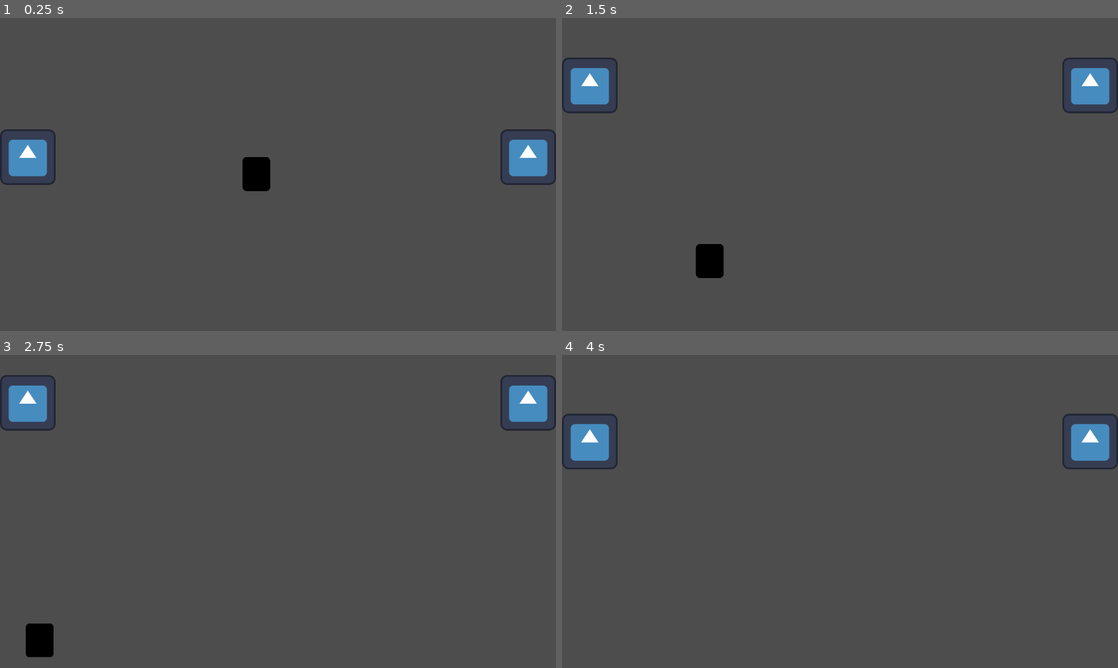
Above: before the commit, frames 1-4 (two rows, left to right).
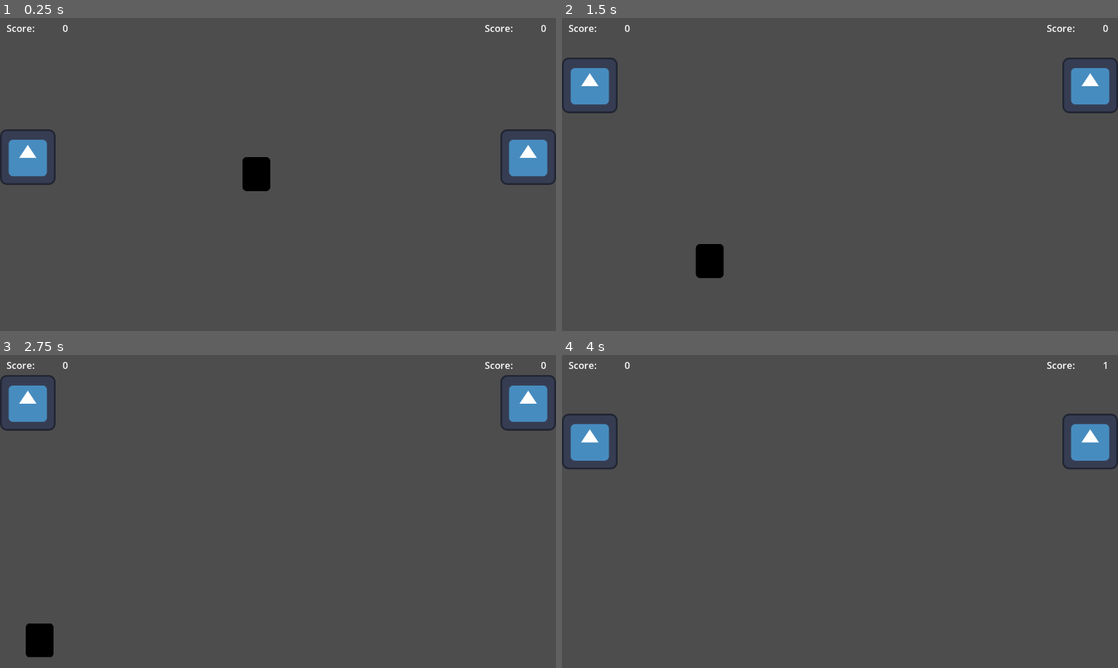
Above: after the commit, the same moments.

Repository: thejacer87/Pong
Game: Godot game, scene res://Main.tscn
Same seed, same stepped clock (60 frames per second), same inputs: the game is played once before the commit and once after it. The engine's default icon, where the game draws it, is replaced by a stand-in: a white triangle on a blue panel in a dark square.
Inputs:
- Up to frame 1 (0.25 s): no input
- Up to frame 2 (1.5 s): hold Up (ui_up) 0.53-1.28 s; hold Down (ui_down) from 1.28 s (still down)
- Up to frame 3 (2.75 s): release Down (ui_down) at 2.03 s; hold Up (ui_up) from 2.03 s (still down)
- Up to frame 4 (4 s): release Up (ui_up) at 3.53 s; hold Down (ui_down) from 3.53 s (still down)

The runs differ from the first frame. In frame 1, 0.1% of the frame differs, in the area x 1-99%, y 2-5%; in frame 2, 0.1%; in frame 3, 0.1%; in frame 4, 0.1%.

Commit message:
Adds basic score interface

Diff:
--- a/Main.tscn
+++ b/Main.tscn
@@ -1,9 +1,10 @@
-[gd_scene load_steps=5 format=3 uid="uid://bfi5jooltw33l"]
+[gd_scene load_steps=6 format=3 uid="uid://bfi5jooltw33l"]
 
 [ext_resource type="PackedScene" uid="uid://ceppsuyllohhw" path="res://Paddle.tscn" id="1_8j0bh"]
 [ext_resource type="PackedScene" uid="uid://b3bvokopc0lay" path="res://Wall.tscn" id="2_ceck4"]
 [ext_resource type="PackedScene" uid="uid://b4mgrn4k371np" path="res://Ball.tscn" id="3_veg81"]
 [ext_resource type="PackedScene" uid="uid://tp8y8cy65yo6" path="res://ScoringZone.tscn" id="4_aaibv"]
+[ext_resource type="PackedScene" uid="uid://0t7fdjjkiswj" path="res://UI.tscn" id="5_wcver"]
 
 [node name="Main" type="Node2D"]
 
@@ -29,3 +30,9 @@
 [node name="ScoringZone2" parent="." instance=ExtResource("4_aaibv")]
 position = Vector2(1305, 322)
 node_path = NodePath("../Paddle")
+
+[node name="UI" parent="." instance=ExtResource("5_wcver")]
+grow_horizontal = 2
+grow_vertical = 2
+player_one = NodePath("../Paddle")
+player_two = NodePath("../Paddle2")
--- /dev/null
+++ b/UI.gd
@@ -0,0 +1,17 @@
+extends Control
+@export var player_one: NodePath
+@export var player_two: NodePath
+
+
+# Called when the node enters the scene tree for the first time.
+func _ready():
+	print('UI 1', player_one)
+	print('UI 2', player_two)
+	pass # Replace with function body.
+
+
+# Called every frame. 'delta' is the elapsed time since the previous frame.
+func _process(delta):
+	get_node("MarginContainer/Score").text = str(get_node(player_one).score)
+	get_node("MarginContainer2/Score").text = str(get_node(player_two).score)
+	pass
--- /dev/null
+++ b/UI.tscn
@@ -0,0 +1,70 @@
+[gd_scene load_steps=6 format=3 uid="uid://0t7fdjjkiswj"]
+
+[ext_resource type="Script" path="res://UI.gd" id="1_pg2c5"]
+
+[sub_resource type="SystemFont" id="SystemFont_p6qm1"]
+
+[sub_resource type="LabelSettings" id="LabelSettings_vy126"]
+font = SubResource("SystemFont_p6qm1")
+font_size = 22
+
+[sub_resource type="SystemFont" id="SystemFont_mfatv"]
+
+[sub_resource type="LabelSettings" id="LabelSettings_jleoi"]
+font = SubResource("SystemFont_mfatv")
+font_size = 22
+
+[node name="UI" type="Control"]
+layout_mode = 3
+anchors_preset = 15
+anchor_right = 1.0
+anchor_bottom = 1.0
+script = ExtResource("1_pg2c5")
+
+[node name="MarginContainer" type="MarginContainer" parent="."]
+layout_mode = 0
+offset_left = 15.0
+offset_right = 157.0
+offset_bottom = 47.0
+
+[node name="ScoreLabel" type="Label" parent="MarginContainer"]
+layout_mode = 2
+offset_top = 6.0
+offset_right = 142.0
+offset_bottom = 40.0
+text = "Score:"
+label_settings = SubResource("LabelSettings_vy126")
+
+[node name="Score" type="Label" parent="MarginContainer"]
+layout_mode = 2
+offset_top = 6.0
+offset_right = 142.0
+offset_bottom = 40.0
+text = "0"
+label_settings = SubResource("LabelSettings_jleoi")
+horizontal_alignment = 2
+vertical_alignment = 1
+
+[node name="MarginContainer2" type="MarginContainer" parent="."]
+layout_mode = 1
+offset_left = 1116.0
+offset_right = 1258.0
+offset_bottom = 47.0
+
+[node name="ScoreLabel" type="Label" parent="MarginContainer2"]
+layout_mode = 2
+offset_top = 6.0
+offset_right = 142.0
+offset_bottom = 40.0
+text = "Score:"
+label_settings = SubResource("LabelSettings_vy126")
+
+[node name="Score" type="Label" parent="MarginContainer2"]
+layout_mode = 2
+offset_top = 6.0
+offset_right = 142.0
+offset_bottom = 40.0
+text = "0"
+label_settings = SubResource("LabelSettings_jleoi")
+horizontal_alignment = 2
+vertical_alignment = 1
